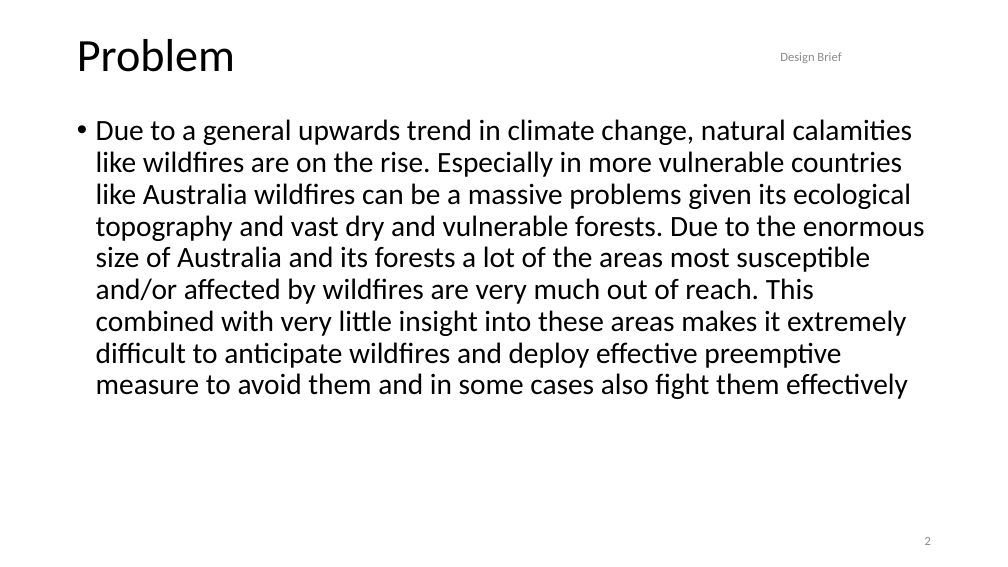
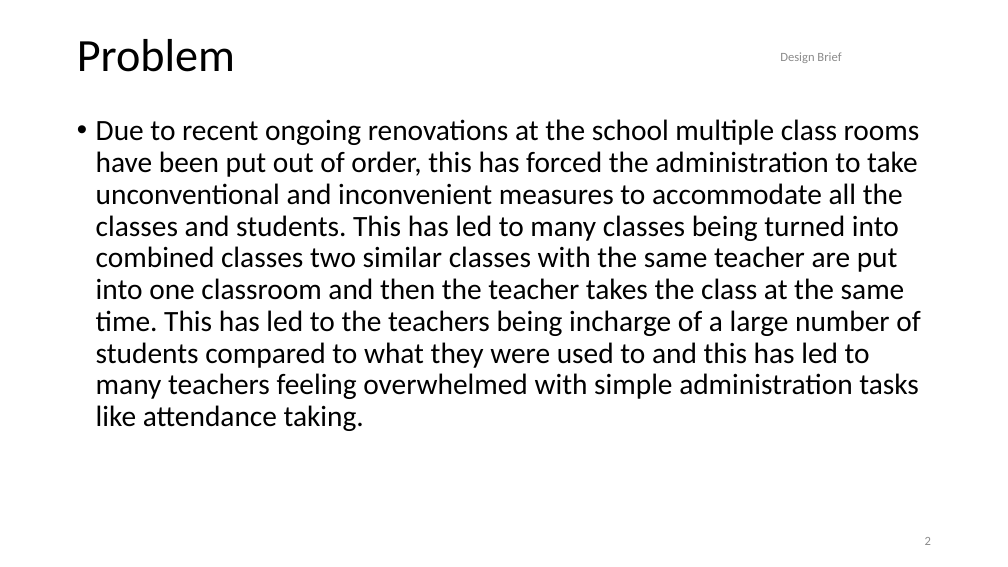
Before and after one commit to Karna-A/Sys-Engineering, a slide deck: slide 2 of Folio/Design Brief RFID FINAL.pptx. Drawn at 1008x567 pixels with LibreOffice and Linux fonts; fonts in the diff are those of the drawing. Boxes give left, top, right and bottom in pixels: in the first picture for what was removed or moved away, otherwise in the second. Text is boxed around its words. In the diff, an @@ line names an element or a change of style, - is before the commit and + after.

```diff
--- a/Folio/Design Brief RFID FINAL.pptx
+++ b/Folio/Design Brief RFID FINAL.pptx
@@ text at (96, 119, 920, 431): text changed @@
-• Due to a general upwards trend in climate change, natural calamities like wildfires are on the rise. Especially in more vulnerable countries like Australia wildfires can be a massive problems given its ecological topography and vast dry and vulnerable forests. Due to the enormous size of Australia and its forests a lot of the areas most susceptible and/or affected by wildfires are very much out of reach. This combined with very little insight into these areas makes it extremely difficult to anticipate wildfires and deploy effective preemptive measure to avoid them and in some cases also fight them effectively
+• Due to recent ongoing renovations at the school multiple class rooms have been put out of order, this has forced the administration to take unconventional and inconvenient measures to accommodate all the classes and students. This has led to many classes being turned into combined classes two similar classes with the same teacher are put into one classroom and then the teacher takes the class at the same time. This has led to the teachers being incharge of a large number of students compared to what they were used to and this has led to many teachers feeling overwhelmed with simple administration tasks like attendance taking.
```
Also in this commit, not shown: 1 other slide changed, 1 slide added, 1 slide removed.
